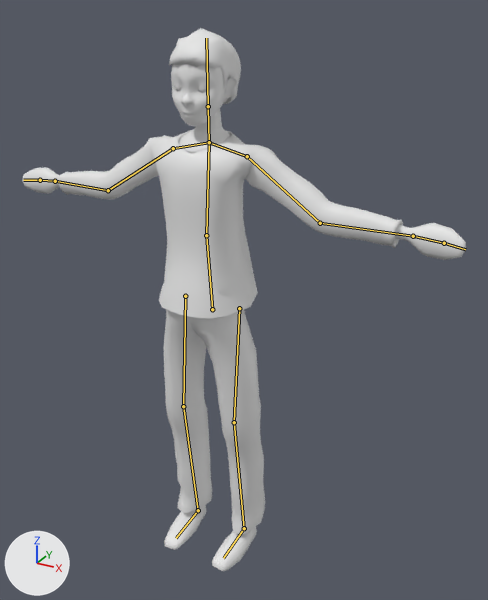
What one commit did to the Blender file Models/retopo roundy bin lowpoly.blend.
One viewpoint serves both versions: a camera (50 mm lens) standing at (0.991, -1.603, 1.734) and looking at (0.08, 0.055, 0.905). The lights are fixed; the arrows at lower left show +X, +Y and +Z. The bones that bend it are drawn over the model as lines.

Names of what the first picture shows: 'body', 'ears', 'eyes', 'hair', 'pants', 'retopology', 'shirt', 'shoes'.
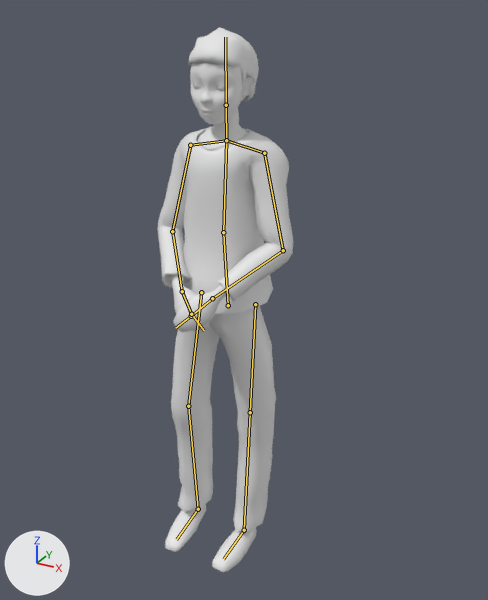
The newer file adds an action. The first version stands in its rest pose; the second is drawn at frame 343 of the action 'Idle standing'.

What differs and where, as boxes [x1, y1, x2, y2] in the pictures (488 x 600 px):
'shirt', posed (61% narrower)
    before: [55, 129, 403, 319]
    after: [157, 127, 293, 314]
'pants', posed
    before: [164, 309, 265, 535]
    after: [171, 306, 276, 532]
'body', posed
    before: [22, 110, 466, 260]
    after: [169, 108, 249, 332]
'retopology', posed
    before: [171, 64, 228, 126]
    after: [190, 63, 245, 124]
'hair', posed
    before: [169, 28, 241, 104]
    after: [189, 27, 259, 102]
'shoes', posed
    before: [164, 505, 257, 571]
    after: [165, 504, 257, 573]
'ears', posed (7% narrower)
    before: [224, 77, 237, 98]
    after: [243, 76, 255, 97]
'eyes', posed
    before: [175, 84, 209, 93]
    after: [194, 83, 228, 91]
bone 'belly', root to tip
    before: (212, 309) to (206, 235)
    after: (228, 305) to (223, 232)
bone 'hand0.R', root to tip
    before: (55, 181) to (40, 180)
    after: (182, 291) to (191, 314)
bone 'hand1.R', root to tip
    before: (40, 180) to (23, 180)
    after: (191, 314) to (204, 330)
bone 'foot.R', root to tip
    before: (198, 510) to (176, 538)
    after: (198, 509) to (176, 539)

The change in detail:
Bone 'belly' (bone_belly) moves from (0.0, 0.0, 0.0) to (0.057, -0.007, -0.093).
Bone 'hand0.R' (bone_hand0_r) turns from (0, 0, 0) to (-20, -25, 9) degrees about its own x, y and z.
Bone 'hand1.R' (bone_hand1_r) turns from (0, 0, 0) to (-15, 0, 0) degrees about its own x, y and z.
Bone 'foot.R' (bone_foot_r) turns from (0, 0, 0) to (-7, 0, 0) degrees about its own x, y and z.
Bone 'leg ik.L' (bone_leg_ik_l) moves from (0.0, 0.0, 0.0) to (0.0, 0.0, -0.019).
Bone 'armik.L' (bone_armik_l) moves from (0.0, 0.0, 0.0) to (-1.005, -0.273, -0.445).
Bone 'leg ik.R' (bone_leg_ik_r) moves from (0.0, 0.0, 0.0) to (0.0, 0.0, 0.018).
Bone 'arm pole.L' (bone_arm_pole_l) moves from (0.0, 0.0, 0.0) to (-0.233, 0.002, 1.265).
Bone 'armik.R' (bone_armik_r) moves from (0.0, 0.0, 0.0) to (1.144, -0.273, -0.445).
Bone 'arm pole.R' (bone_arm_pole_r) moves from (0.0, 0.0, 0.0) to (0.348, 0.002, 1.265).
